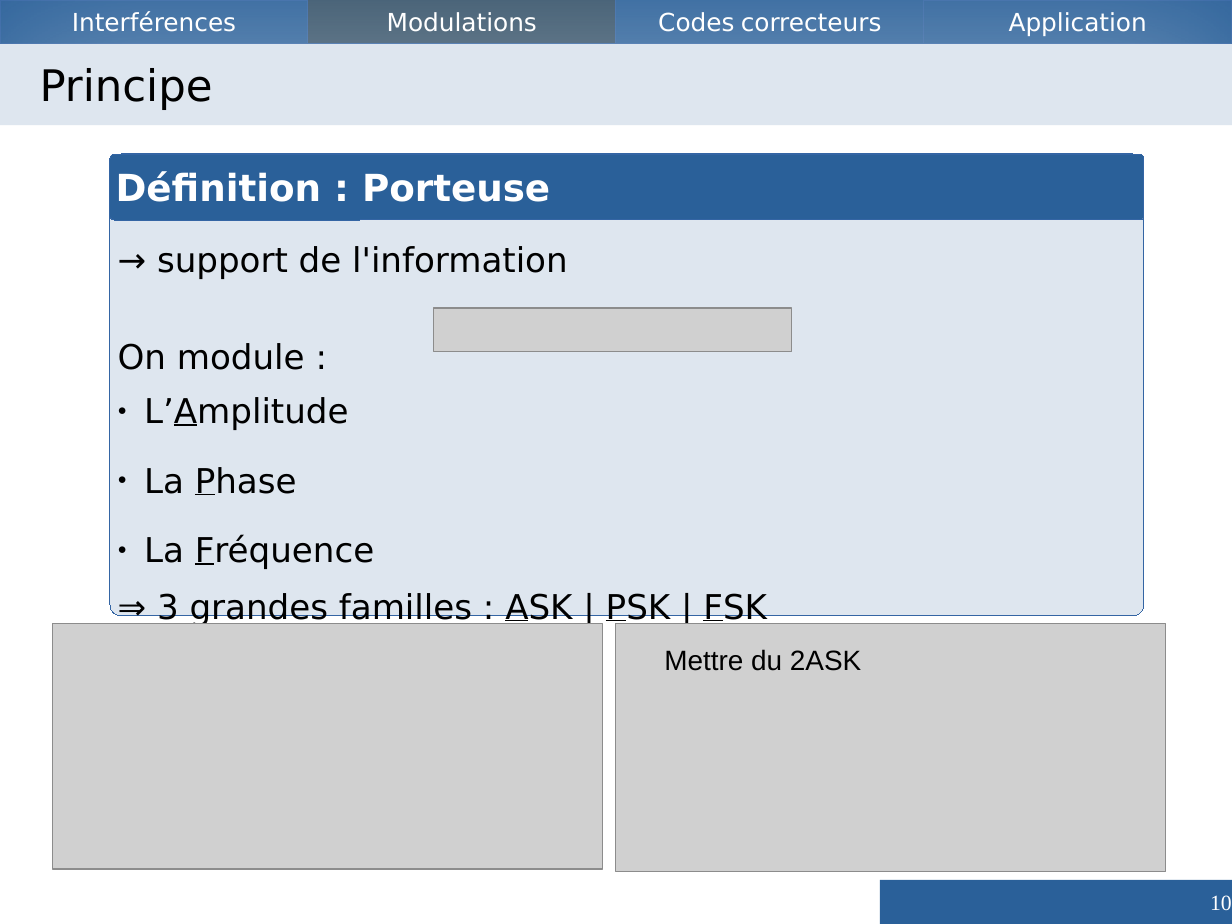
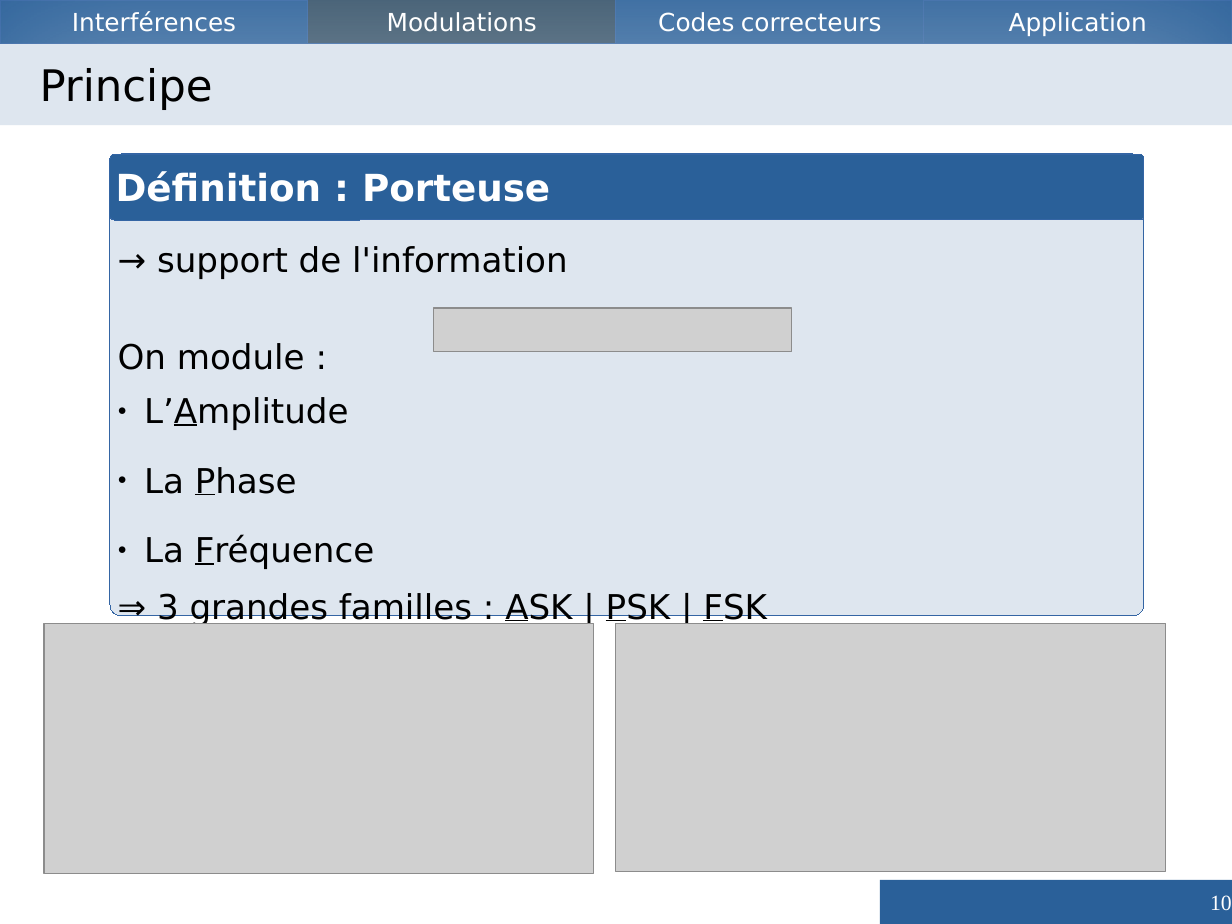
Before and after one commit to Vzrod/tipe, a slide deck: slide 10 of TIPE - Copie.odp. Drawn at 1232x924 pixels with LibreOffice and Linux fonts; fonts in the diff are those of the drawing; grey boxes stand for pictures. Boxes give left, top, right and bottom in pixels: in the first picture for what was removed or moved away, otherwise in the second. Text is boxed around its words. In the diff, an @@ line names an element or a change of style, - is before the commit and + after.

```diff
--- a/TIPE - Copie.odp
+++ b/TIPE - Copie.odp
@@ picture: place and size @@
-picture at box(53, 624, 603, 870)
+picture at box(44, 624, 594, 874)
@@ text removed at box(664, 649, 861, 671) @@
-Mettre du 2ASK
```
Also in this commit, not shown: 16 other slides changed, 7 slides added, 7 slides removed, 4 other files.
